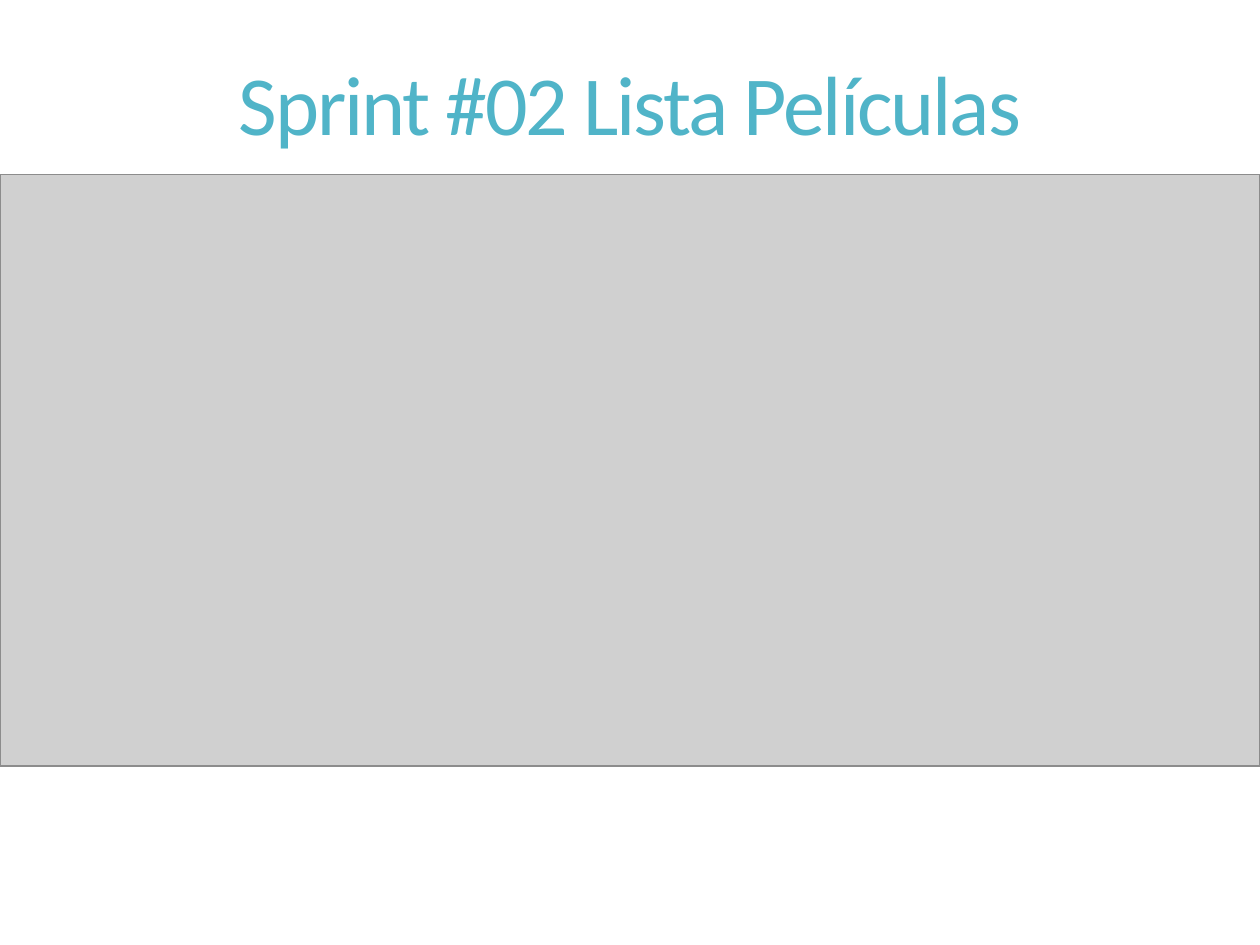
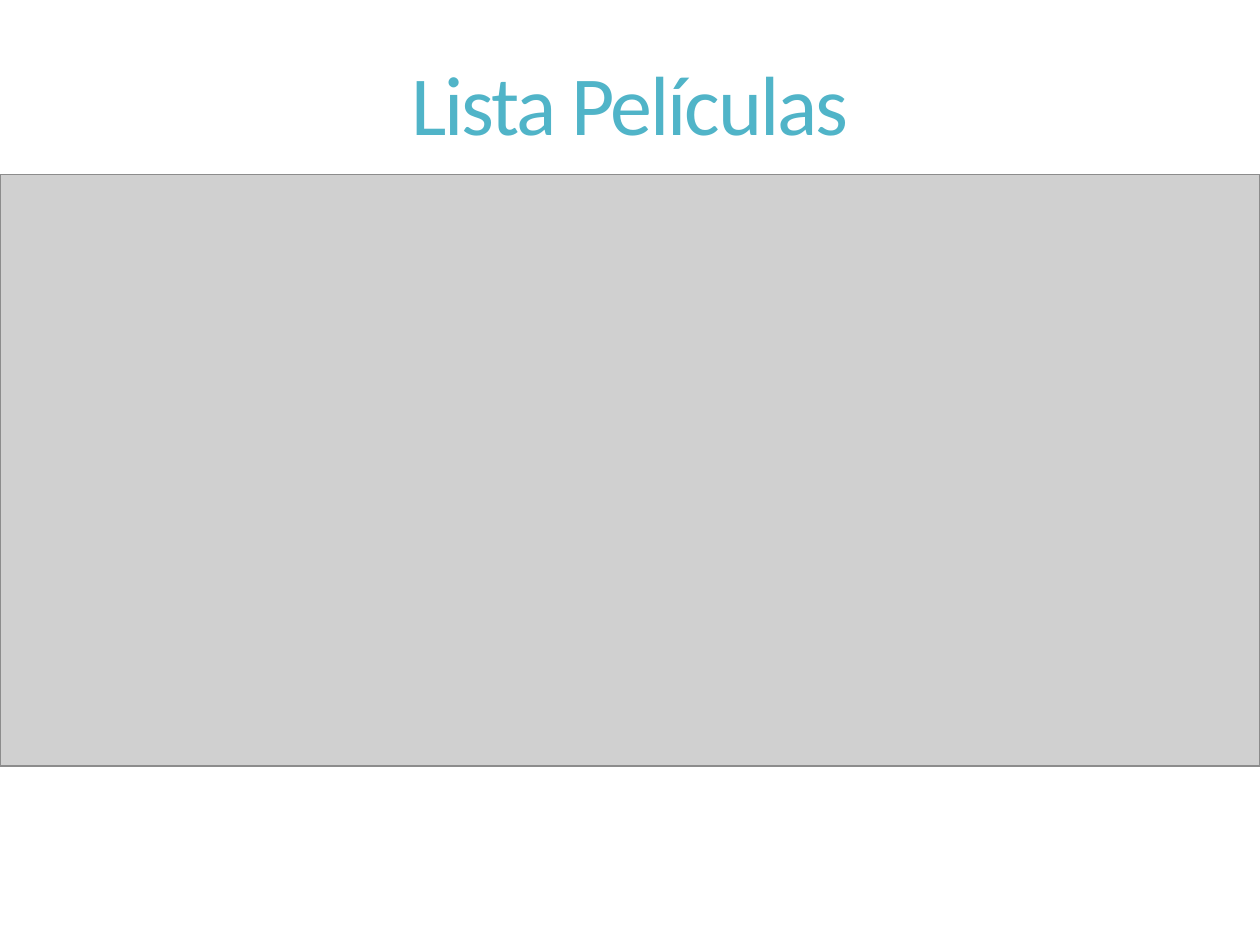
Before and after one commit to dschenkelman/a-malazan-wolvering, a slide deck: slide 7 of docs/Reuniones/Sprint 2/Reunion Formal 2013-09-30/Reunion formal 2013-09-30.pptx (slide 9 before the commit). Drawn at 1260x945 pixels with LibreOffice and Linux fonts; fonts in the diff are those of the drawing; grey boxes stand for pictures. Boxes give left, top, right and bottom in pixels: in the first picture for what was removed or moved away, otherwise in the second. Text is boxed around its words. In the diff, an @@ line names an element or a change of style, - is before the commit and + after.

```diff
--- a/docs/Reuniones/Sprint 2/Reunion Formal 2013-09-30/Reunion formal 2013-09-30.pptx
+++ b/docs/Reuniones/Sprint 2/Reunion Formal 2013-09-30/Reunion formal 2013-09-30.pptx
@@ title at box(411, 76, 848, 136): text changed @@
-Sprint #02 Lista Películas
+Lista Películas
```
Also in this commit, not shown: 8 other slides changed, 1 slide added, 2 slides removed.
